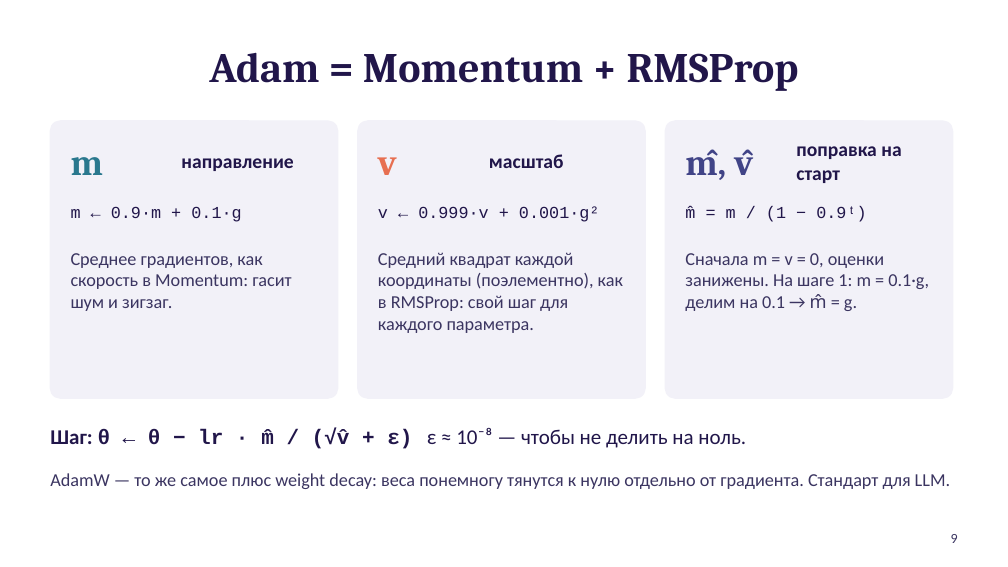
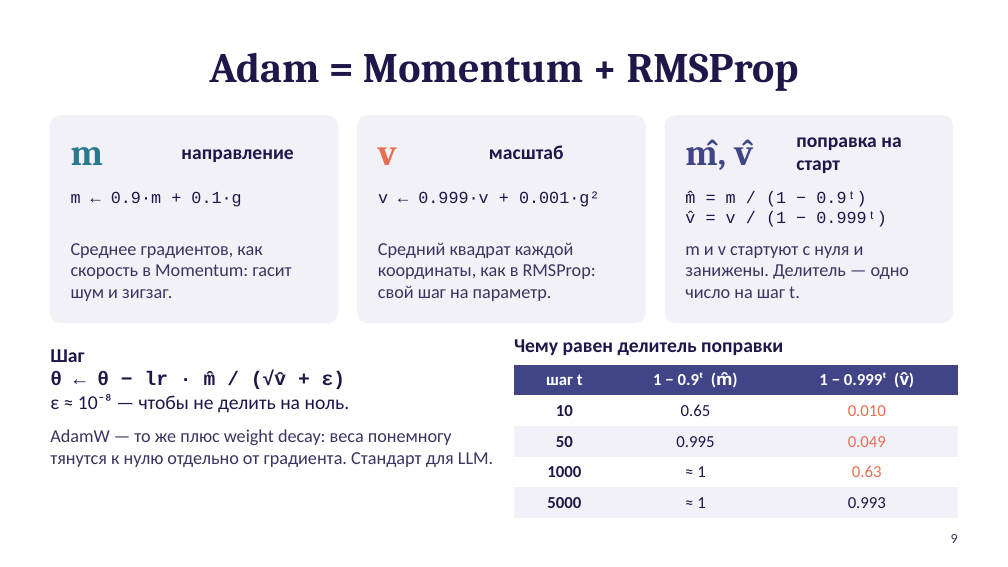
Before and after one commit to Fil-maker/Java_algorithms, a slide deck: slide 9 of src/lesson5/gradient_practice.pptx. Drawn at 1008x567 pixels with LibreOffice and Linux fonts; fonts in the diff are those of the drawing. Boxes give left, top, right and bottom in pixels: in the first picture for what was removed or moved away, otherwise in the second. Text is boxed around its words. In the diff, an @@ line names an element or a change of style, - is before the commit and + after.

```diff
--- a/src/lesson5/gradient_practice.pptx
+++ b/src/lesson5/gradient_practice.pptx
@@ rounded rectangle: place and size @@
-rounded rectangle at box(50, 121, 338, 398)
+rounded rectangle at box(50, 116, 338, 323)
@@ rounded rectangle: place and size @@
-rounded rectangle at box(358, 121, 645, 398)
+rounded rectangle at box(358, 116, 645, 323)
@@ proportions changed in 3 elements at box(50, 116, 338, 323), box(358, 116, 645, 323), box(665, 116, 953, 323) @@
@@ rounded rectangle: place and size @@
-rounded rectangle at box(665, 121, 953, 398)
+rounded rectangle at box(665, 116, 953, 323)
@@ text "m": place and size @@
-text "m" at box(71, 157, 103, 175)
+text "m" at box(71, 147, 103, 165)
@@ text "направление": place and size @@
-text "направление" at box(181, 158, 293, 171)
+text "направление" at box(181, 149, 293, 162)
@@ text "v": place and size @@
-text "v" at box(378, 157, 397, 175)
+text "v" at box(378, 147, 397, 165)
@@ text "масштаб": place and size @@
-text "масштаб" at box(489, 154, 564, 168)
+text "масштаб" at box(489, 145, 564, 159)
@@ text "m̂, v̂": place and size @@
-text "m̂, v̂" at box(685, 149, 753, 180)
+text "m̂, v̂" at box(685, 139, 753, 170)
@@ text "поправка на старт": place and size @@
-text "поправка на старт" at box(796, 146, 901, 183)
+text "поправка на старт" at box(796, 137, 901, 173)
@@ text "m ← 0.9·m + 0.1·g": place and size @@
-text "m ← 0.9·m + 0.1·g" at box(71, 206, 241, 222)
+text "m ← 0.9·m + 0.1·g" at box(71, 191, 241, 207)
@@ text "v ← 0.999·v + 0.001·g²": place and size @@
-text "v ← 0.999·v + 0.001·g²" at box(378, 206, 600, 222)
+text "v ← 0.999·v + 0.001·g²" at box(378, 191, 600, 207)
@@ text "m̂ = m / (1 ...": place and size @@
-text "m̂ = m / (1 ..." at box(685, 206, 866, 222)
+text "m̂ = m / (1 ..." at box(685, 191, 887, 227)
@@ text "Среднее градиентов, как скорость в ...": place and size @@
-text "Среднее градиентов, как скорость в ..." at box(71, 253, 291, 311)
+text "Среднее градиентов, как скорость в ..." at box(71, 243, 291, 301)
@@ text at box(685, 211, 887, 227): paragraph added @@
+v̂ = v / (1 − 0.999ᵗ)
@@ text at box(378, 242, 596, 301): text changed @@
-Средний квадрат каждой координаты (поэлементно), как в RMSProp: свой шаг для каждого параметра.
+Средний квадрат каждой координаты, как в RMSProp: свой шаг на параметр.
@@ text at box(685, 246, 910, 298): text changed @@
-Сначала m = v = 0, оценки занижены. На шаге 1: m = 0.1·g, делим на 0.1 → m̂ = g.
+m и v стартуют с нуля и занижены. Делитель — одно число на шаг t.
@@ text at box(50, 349, 493, 467): text changed; size 15 to 13 pt; text colour #21164A to #3B3561 @@
-Шаг: θ ← θ − lr · m̂ / (√v̂ + ε) ε ≈ 10⁻⁸ — чтобы не делить на ноль.
+Шаг
+θ ← θ − lr · m̂ / (√v̂ + ε)
+ε ≈ 10⁻⁸ — чтобы не делить на ноль.
+AdamW — то же плюс weight decay: веса понемногу тянутся к нулю отдельно от градиента. Стандарт для LLM.
@@ text added at box(514, 339, 783, 355), 14 pt, text #21164A, bold @@
+Чему равен делитель поправки
@@ table added at box(514, 365, 958, 512), 5 rows, 3 columns @@
+шаг t | 1 − 0.9ᵗ (m̂) | 1 − 0.999ᵗ (v̂)
+10 | 0.65 | 0.010
+50 | 0.995 | 0.049
+1000 | ≈ 1 | 0.63
+5000 | ≈ 1 | 0.993
@@ text removed at box(50, 473, 950, 489) @@
-AdamW — то же самое плюс weight decay: веса понемногу тянутся к нулю отдельно от градиента. Стандарт для LLM.
```
